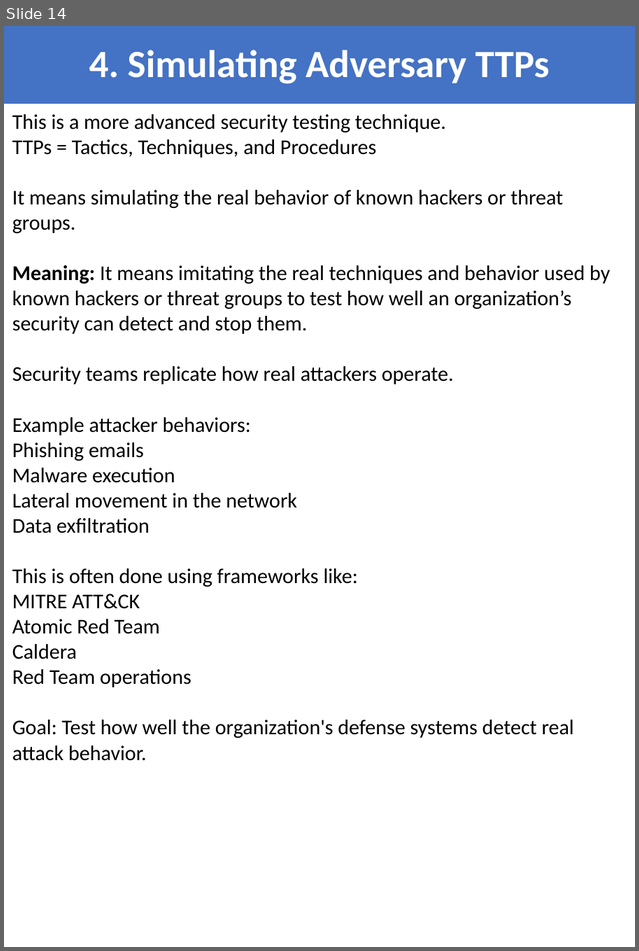
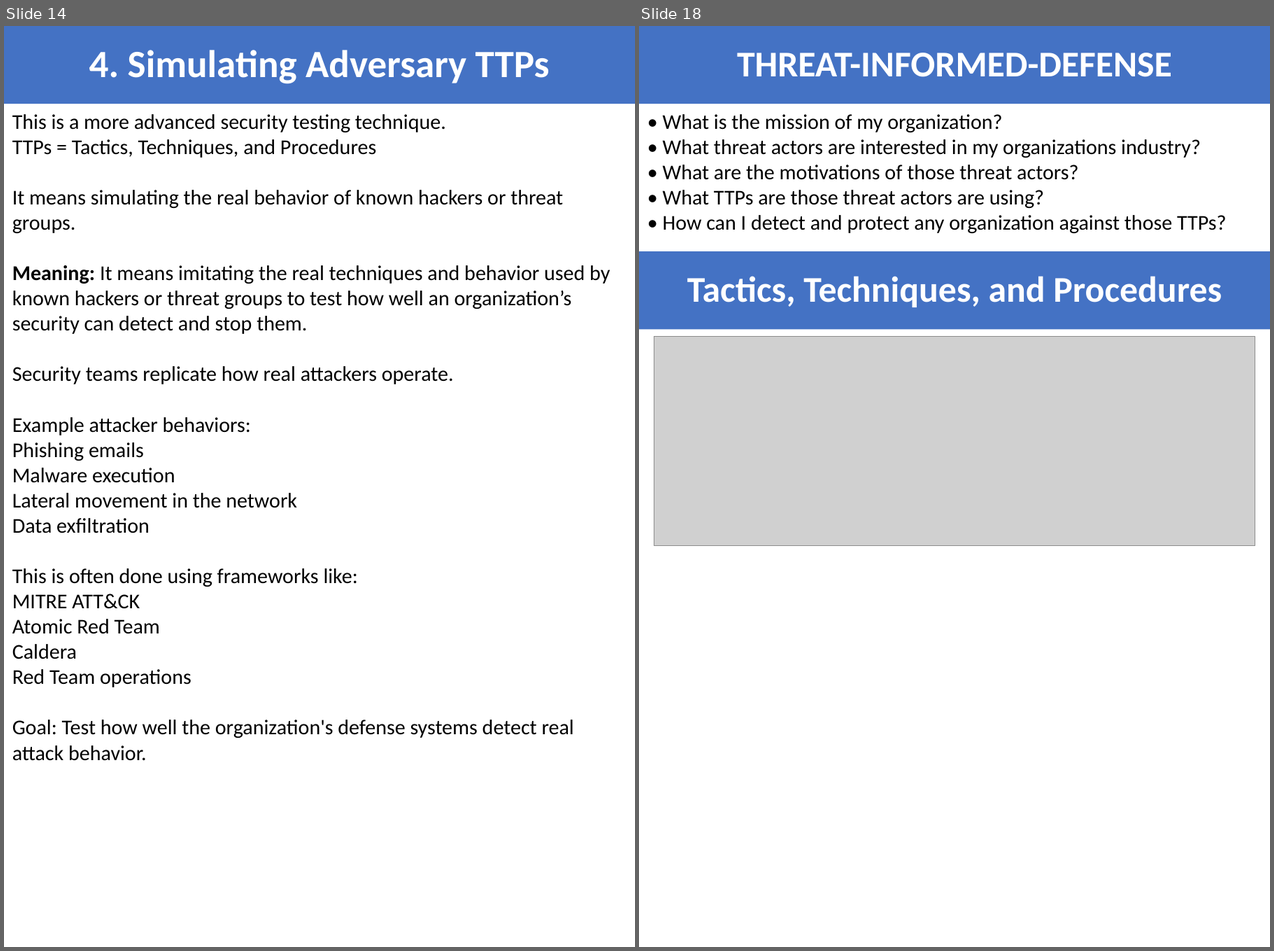
Before and after one commit to shankarpradhan/Networking, a slide deck: SASE/MITRE_ATTACK.pptx. Shown side by side, each under a label of ours: slide 14 before the commit, slides 14 and 18 after it; the slides between them are not shown. The pictures are 639x951 and 1274x951 pixels, drawn with LibreOffice and Linux fonts; fonts in the diff are those of the drawing; grey boxes stand for pictures. Boxes give left, top, right and bottom in pixels: in the first picture for what was removed or moved away, otherwise in the second. Text is boxed around its words. In the diff, an @@ line names an element or a change of style, - is before the commit and + after.

```diff
--- a/SASE/MITRE_ATTACK.pptx
+++ b/SASE/MITRE_ATTACK.pptx
@@ slide 18 added at (x1=639, y1=26, x2=1270, y2=947), background #FFFFFF @@
@@ title added at (x1=639, y1=26, x2=1270, y2=104), fill #4472C4, 31 pt, text #FFFFFF, bold @@
+THREAT-INFORMED-DEFENSE
@@ text added at (x1=663, y1=114, x2=1226, y2=233), 18 pt, text #000000 @@
+• What is the mission of my organization?
+• What threat actors are interested in my organizations industry?
+• What are the motivations of those threat actors?
+• What TTPs are those threat actors are using?
+• How can I detect and protect any organization against those TTPs?
@@ rectangle added at (x1=639, y1=251, x2=1270, y2=330), fill #4472C4, 31 pt, text #FFFFFF, bold @@
+Tactics, Techniques, and Procedures
@@ picture added at (x1=654, y1=337, x2=1255, y2=546) @@
```
Also in this commit, not shown: 1 slide changed, 3 other slides added.
